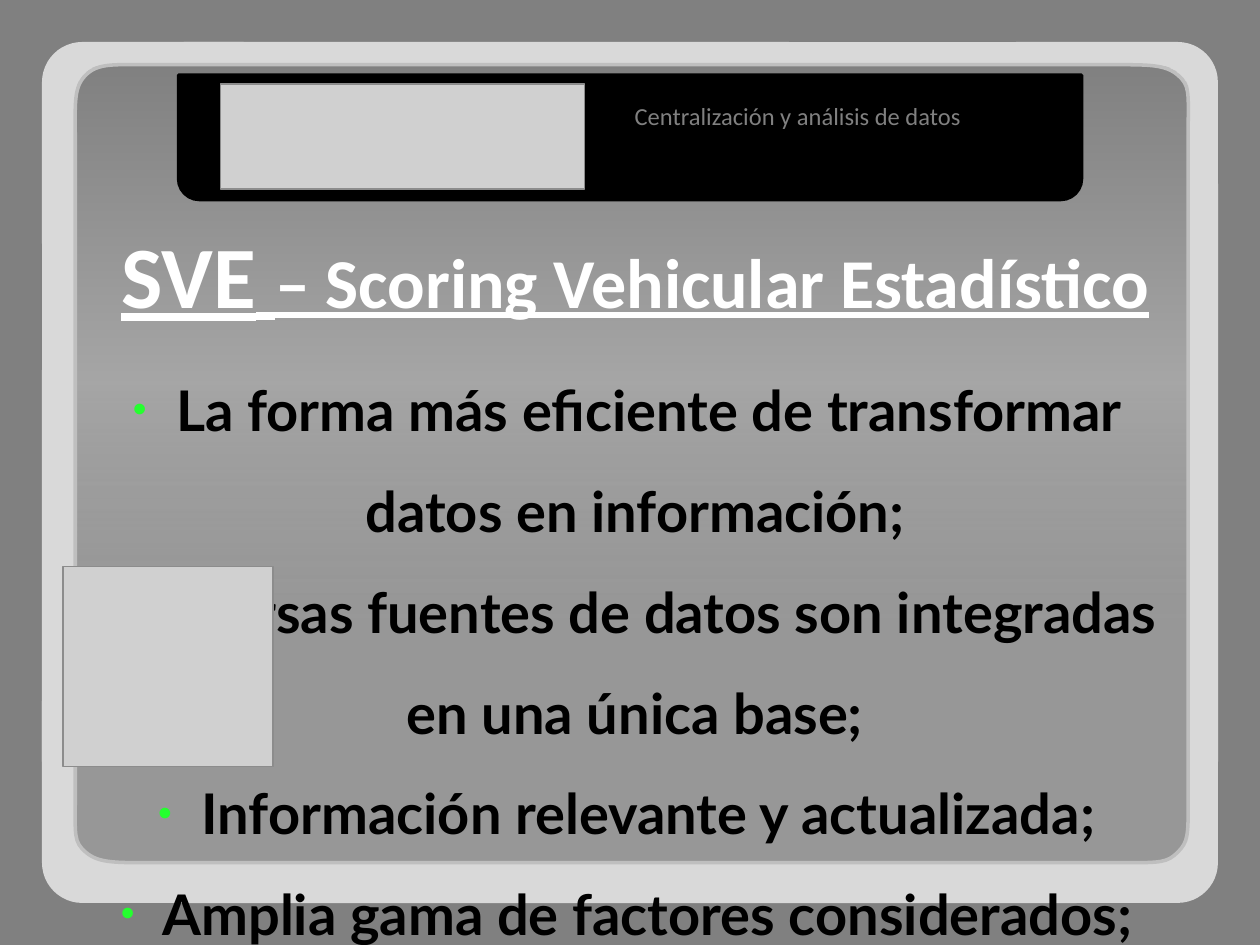
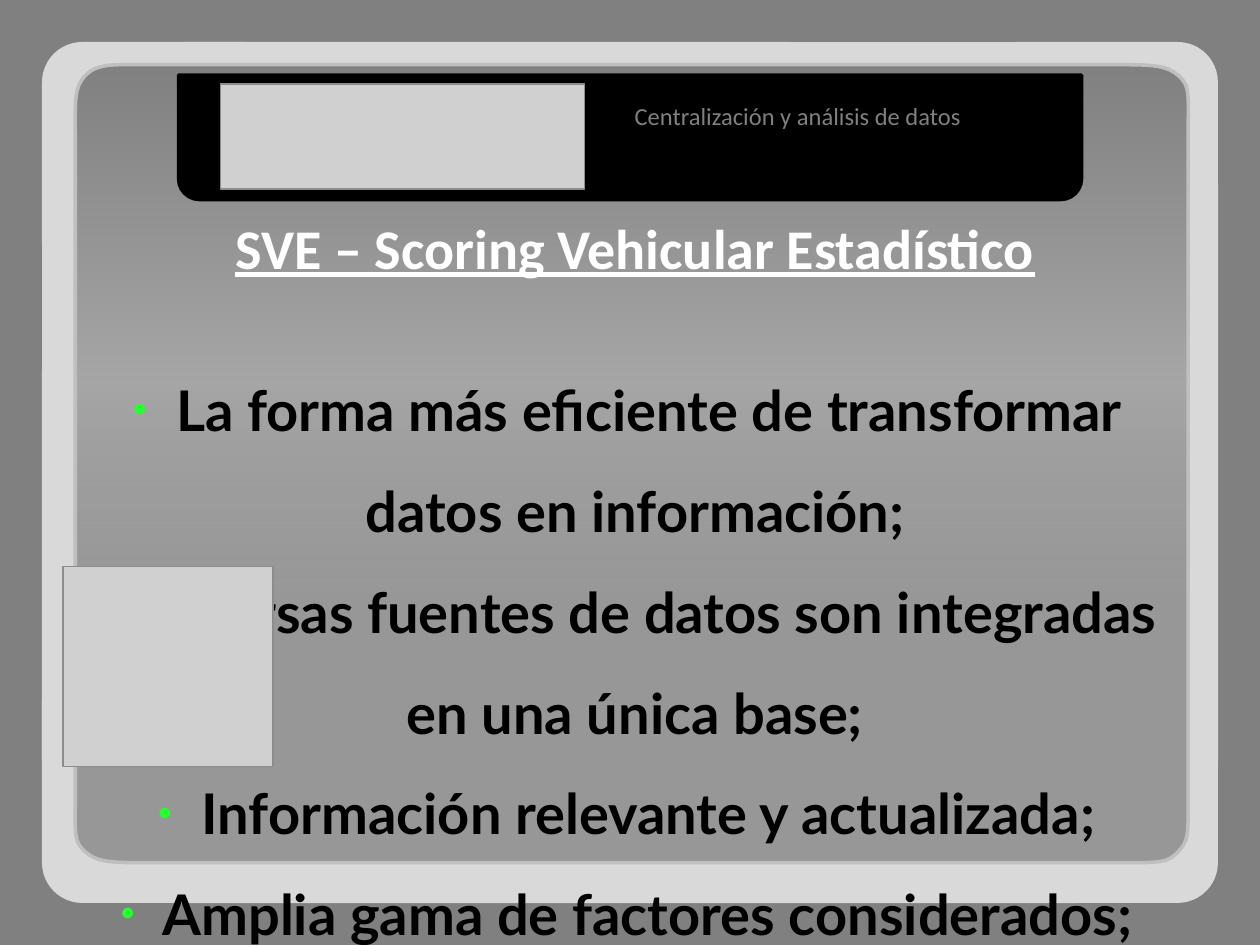
Before and after one commit to adrianachelotti/tallerdesarrollo1ero2011, a slide deck: slide 5 of Presentacion/Comercial/Presentacion Comercial.pptx. Drawn at 1260x945 pixels with LibreOffice and Linux fonts; fonts in the diff are those of the drawing; grey boxes stand for pictures. Boxes give left, top, right and bottom in pixels: in the first picture for what was removed or moved away, otherwise in the second. Text is boxed around its words. In the diff, an @@ line names an element or a change of style, - is before the commit and + after.

```diff
--- a/Presentacion/Comercial/Presentacion Comercial.pptx
+++ b/Presentacion/Comercial/Presentacion Comercial.pptx
@@ text "SVE – Scoring Vehicular Estadístico" at (x1=235, y1=230, x2=1034, y2=279): size 50 to 32 pt in "SVE"; size 40 to 32 pt @@
```
Also in this commit, not shown: 3 other slides changed, 3 slides added.
